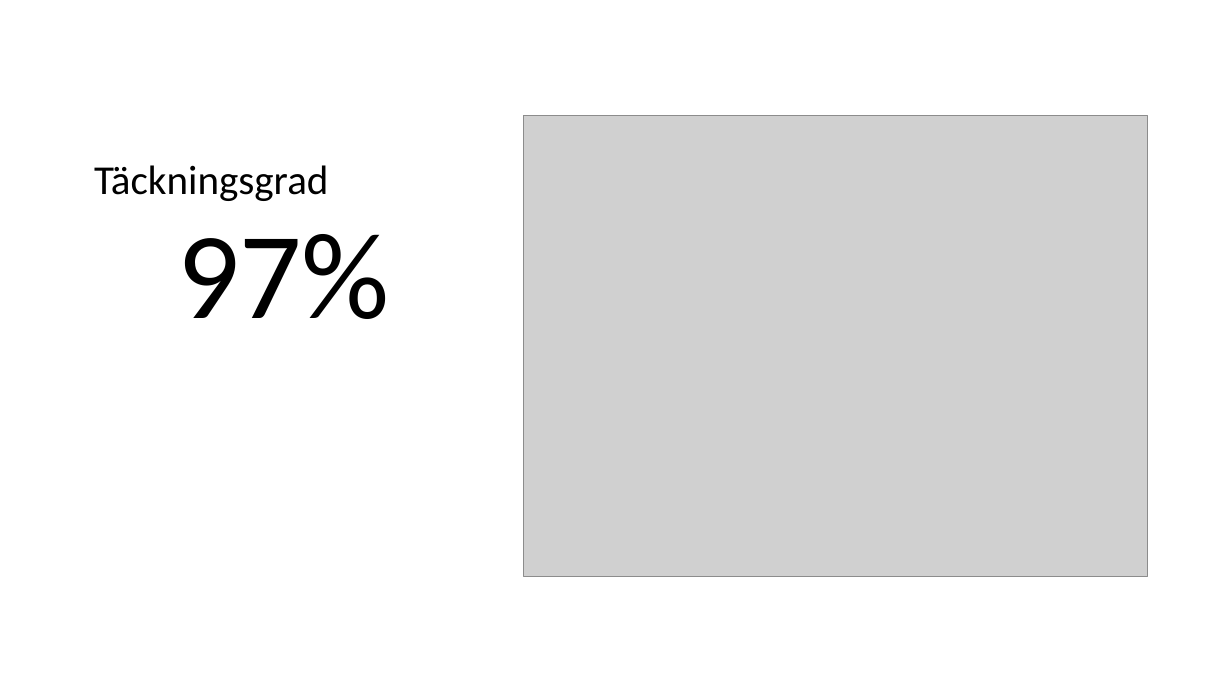
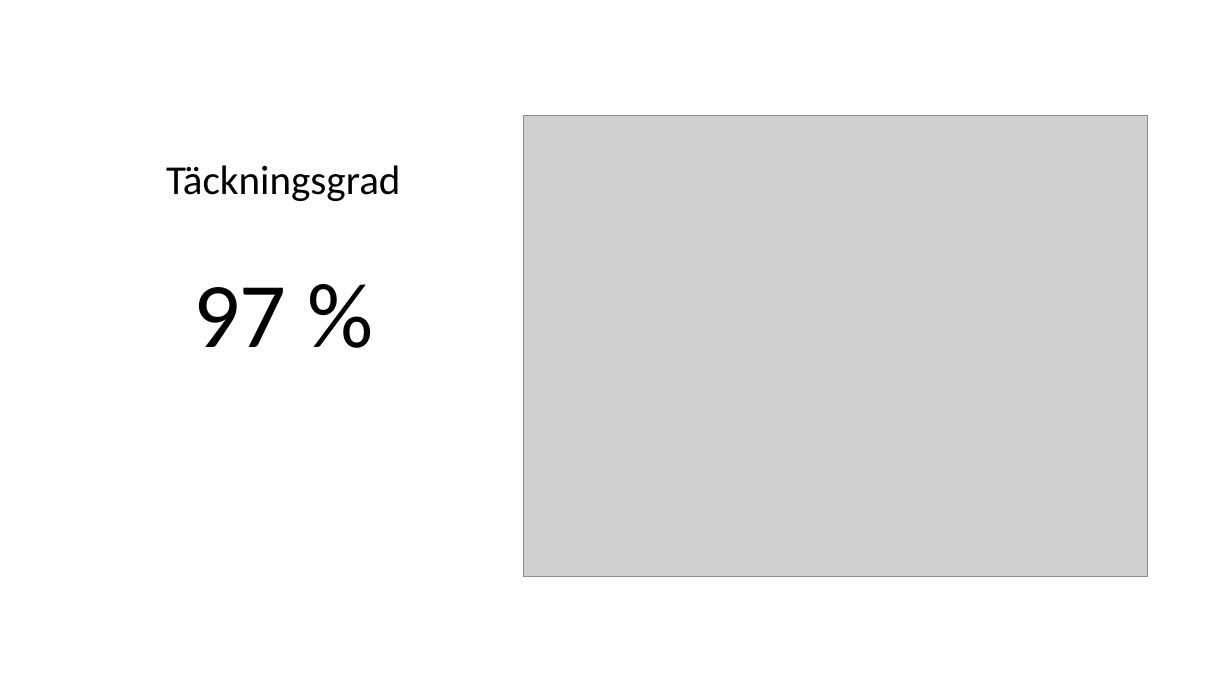
Before and after one commit to hampusidstam/InteGame, a slide deck: slide 34 of docs/Slutredovisning_grp5_v8.pptx. Drawn at 1232x693 pixels with LibreOffice and Linux fonts; fonts in the diff are those of the drawing; grey boxes stand for pictures. Boxes give left, top, right and bottom in pixels: in the first picture for what was removed or moved away, otherwise in the second. Text is boxed around its words. In the diff, an @@ line names an element or a change of style, - is before the commit and + after.

```diff
--- a/docs/Slutredovisning_grp5_v8.pptx
+++ b/docs/Slutredovisning_grp5_v8.pptx
@@ title "Täckningsgrad" at bbox=[166, 165, 400, 201]: alignment left to centre @@
@@ text at bbox=[193, 287, 287, 347]: text changed; size 96 to 72 pt @@
-97%
+97 %
```
Also in this commit, not shown: 8 other slides changed, 1 slide added.
